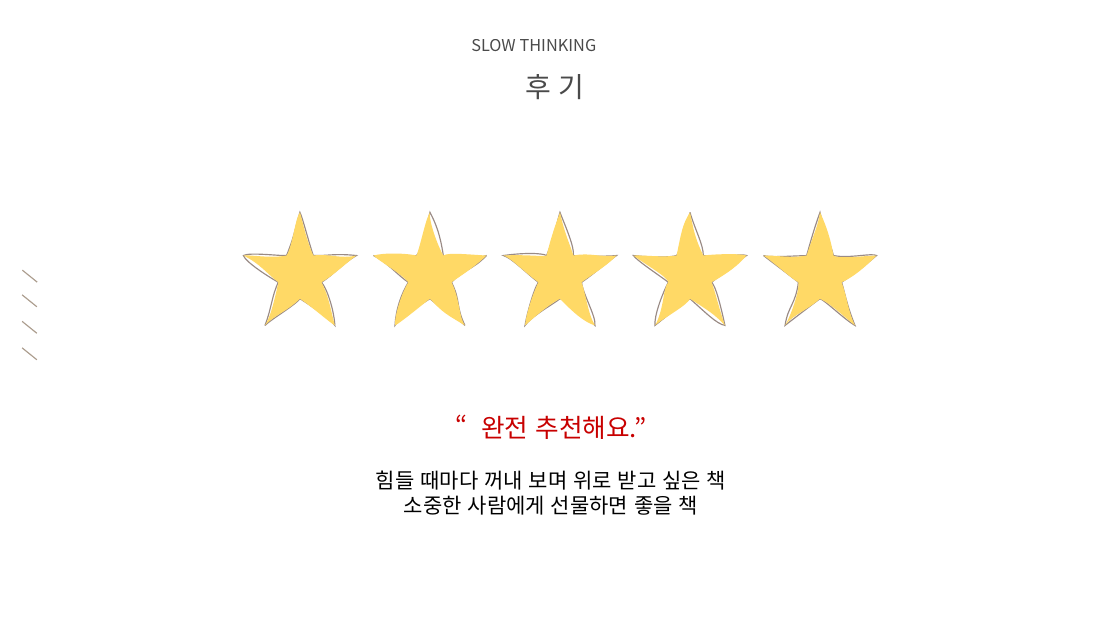
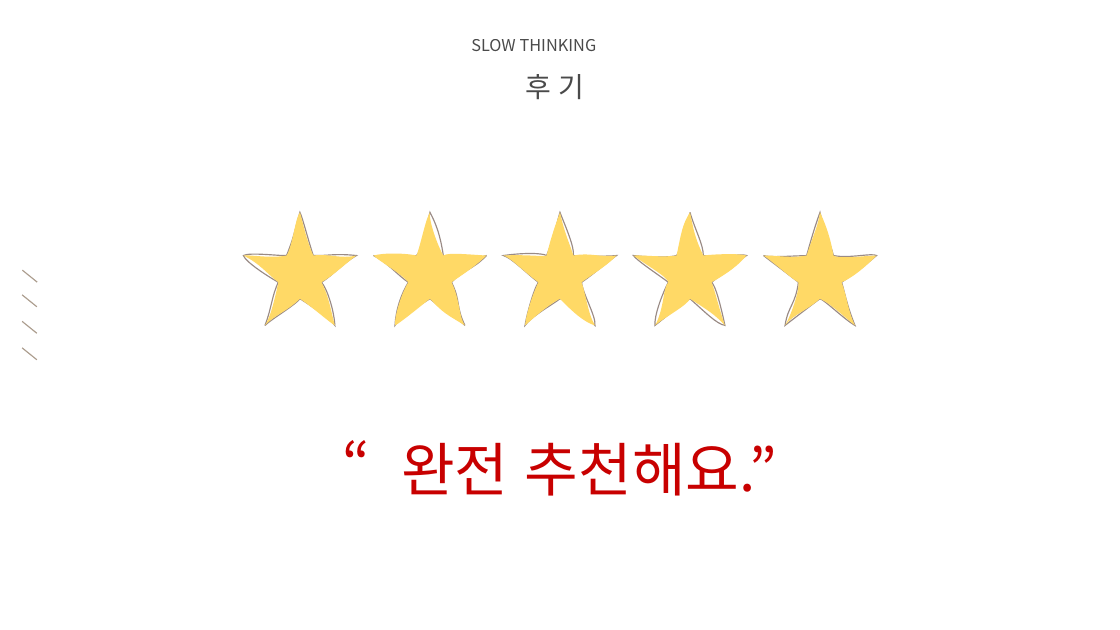
Before and after one commit to audgks5551/ppt, a slide deck: slide 12 of 2조.pptx (slide 14 before the commit). Drawn at 1120x630 pixels with LibreOffice and Linux fonts; fonts in the diff are those of the drawing; background and template pictures are left out. Boxes give left, top, right and bottom in pixels: in the first picture for what was removed or moved away, otherwise in the second. Text is boxed around its words. In the diff, an @@ line names an element or a change of style, - is before the commit and + after.

```diff
--- a/2조.pptx
+++ b/2조.pptx
@@ text "“완전 추천해요.”": place and size @@
-text "“완전 추천해요.”" at [376,415,726,515]
+text "“완전 추천해요.”" at [401,442,777,496]
@@ text "“완전 추천해요.”" at [401,442,777,496]: size 22 to 50 pt @@
@@ text at [376,470,726,515]: paragraphs removed @@
-힘들 때마다 꺼내 보며 위로 받고 싶은 책
-소중한 사람에게 선물하면 좋을 책
```
Also in this commit, not shown: 2 slides removed, 1 other file.
